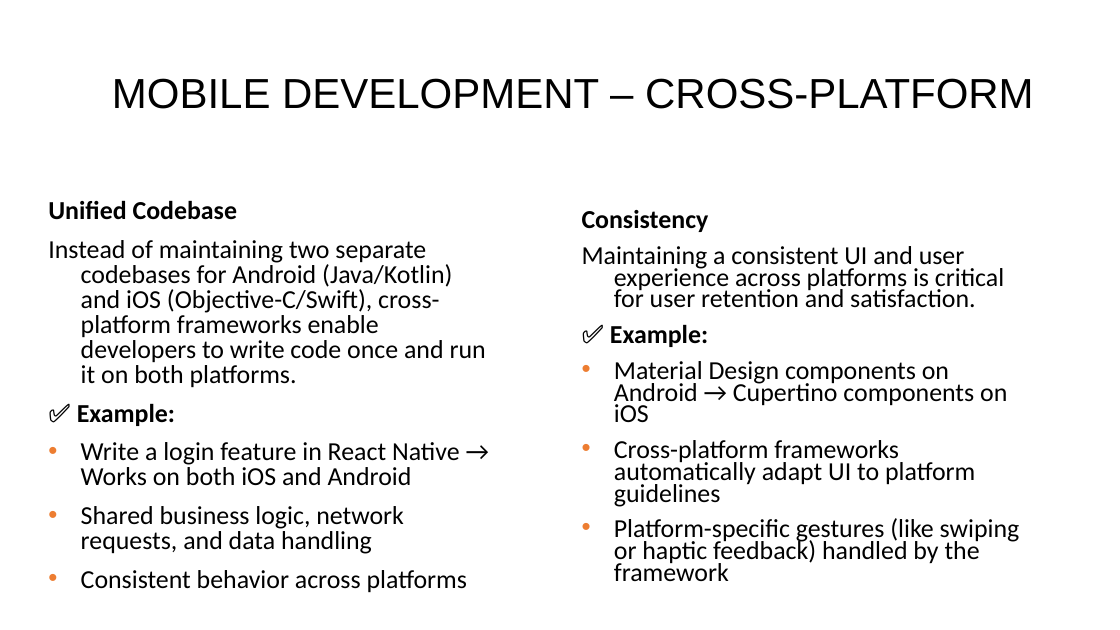
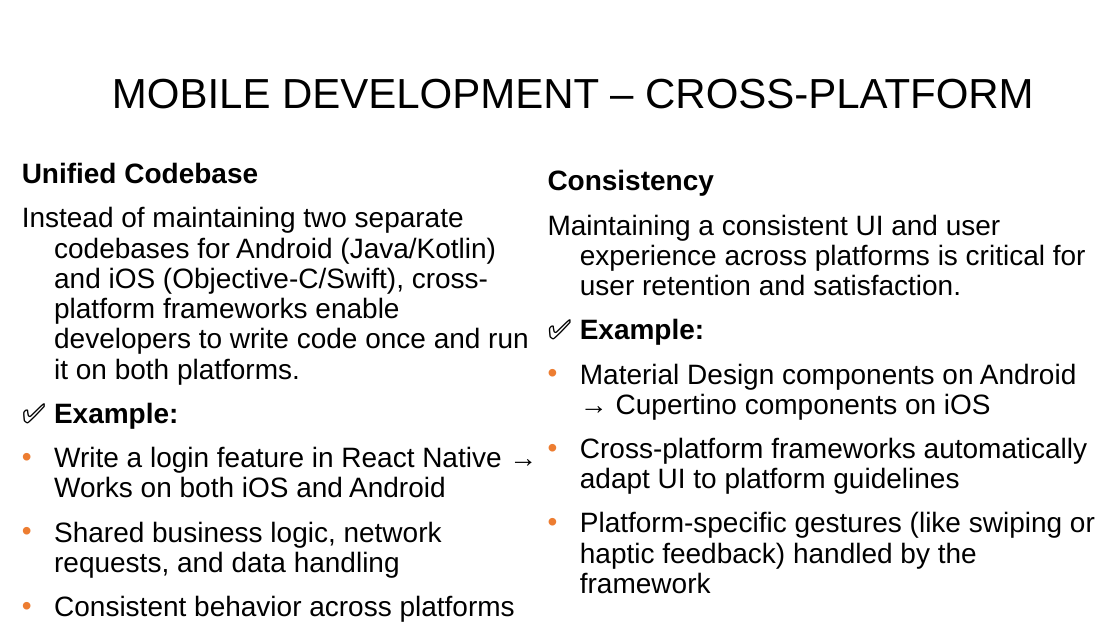
Before and after one commit to dinoDuvnjak/CTK, a slide deck: slide 4 of SHIFT4IT/mobile-development-introduction/mobile-development.pptx. Drawn at 1120x630 pixels with LibreOffice and Linux fonts; fonts in the diff are those of the drawing; background and template pictures are left out. Boxes give left, top, right and bottom in pixels: in the first picture for what was removed or moved away, otherwise in the second. Text is boxed around its words. In the diff, an @@ line names an element or a change of style, - is before the commit and + after.

```diff
--- a/SHIFT4IT/mobile-development-introduction/mobile-development.pptx
+++ b/SHIFT4IT/mobile-development-introduction/mobile-development.pptx
@@ text "Unified Codebase": place and size @@
-text "Unified Codebase" at bbox=[48, 200, 486, 593]
+text "Unified Codebase" at bbox=[22, 162, 528, 621]
@@ text "Unified Codebase" at bbox=[22, 162, 528, 621]: size 22.2 to 24 pt, font Calibri to Arial; line spacing 0.8 to 0.9 @@
@@ text "Consistency": place and size @@
-text "Consistency" at bbox=[582, 210, 1020, 581]
+text "Consistency" at bbox=[548, 169, 1095, 568]
@@ text "Consistency" at bbox=[548, 169, 1095, 568]: size 22.2 to 24 pt, font Calibri to Arial; line spacing 0.7 to 0.9 @@
```
Also in this commit, not shown: 5 other slides changed, 4 slides added, 2 other files.
